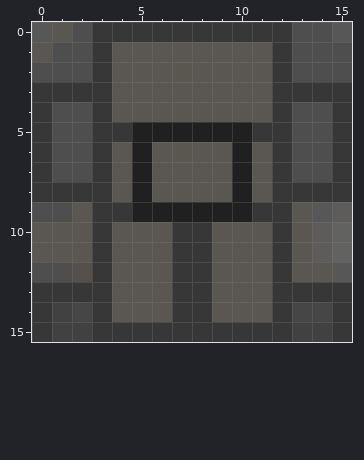
A pixel-art sprite gets an edit: technic/textures/technic_mv_electric_furnace_side.png. Above, as it was before the edit.
The file is 16x16 pixels. Colours within 5 levels of each other are drawn and written as one.
The same view after the edit:
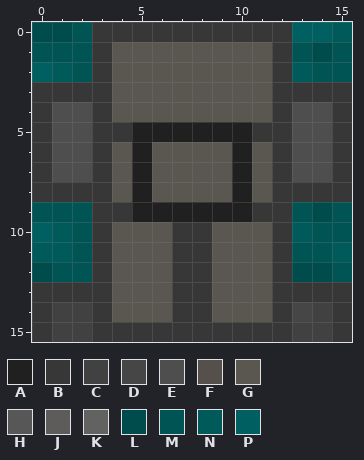
Palette (. is transparent): A #202020  B #373737  C #414141  D #474646  E #4e4e4e  F #55504b  G #595750  H #575757  J #5d5c5a  K #626261  L #004b4b  M #005454  N #005a59  P #006061
Commit: make mv & hv furnace textures flatter
The exact change:
@@ x 0..15 @@
- 0 HGEBBBBBBBBBBEEH
- 1 GEEBGGGGGGGGBEEE
- 2 EEEBGGGGGGGGBEEE
+ 0 LLMBBBBBBBBBBPPN
+ 1 MMMBGGGGGGGGBMLM
+ 2 PNMBGGGGGGGGBNMM
  3 BBBBGGGGGGGGBBBB
@@ x 0..15 @@
  8 BBBBGAGGGGAGBBBB
- 9 EEGBBAAAAAABBGHJ
-10 GGGBGGGBBGGGBGJK
-11 GGGBGGGBBGGGBGJK
-12 EEFBGGGBBGGGBGGH
+ 9 MMMBBAAAAAABBMLM
+10 PNMBGGGBBGGGBNMM
+11 NNMBGGGBBGGGBMMN
+12 LMMBGGGBBGGGBLLM
 13 BBBBGGGBBGGGBBBB
-14 BCDBGGGBBGGGBDDB
+14 BCCBGGGBBGGGBDCB
 15 BCCBBBBBBBBBBCCB
